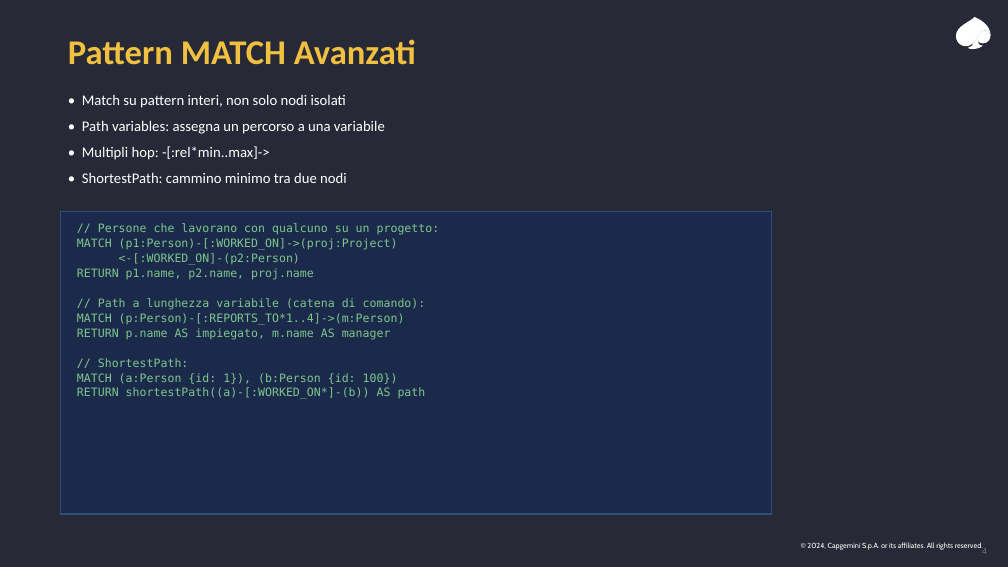
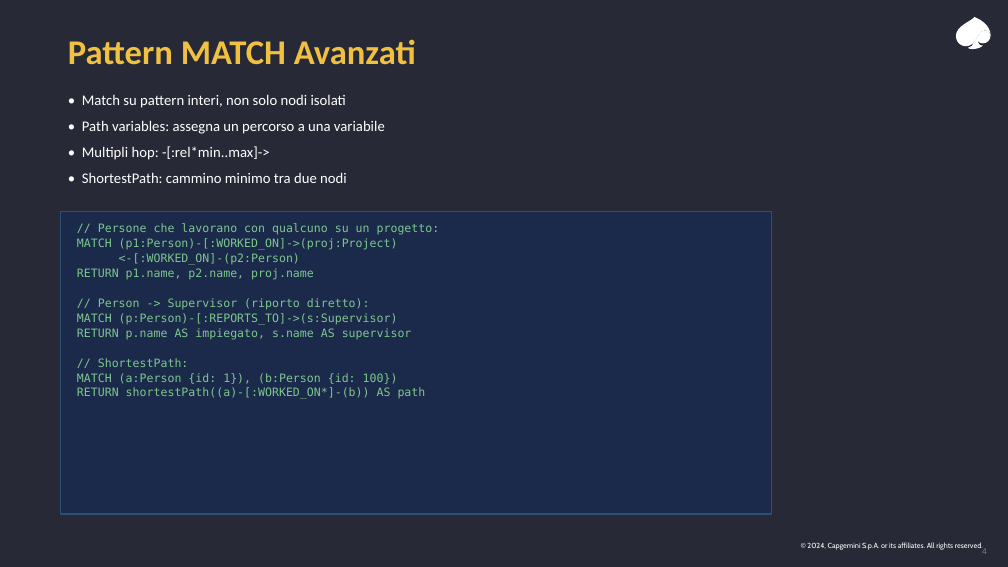
Before and after one commit to leobcc/neo4j-training-course-material, a slide deck: slide 4 of slides/session-02/session-02.pptx. Drawn at 1008x567 pixels with LibreOffice and Linux fonts; fonts in the diff are those of the drawing. Boxes give left, top, right and bottom in pixels: in the first picture for what was removed or moved away, otherwise in the second. Text is boxed around its words. In the diff, an @@ line names an element or a change of style, - is before the commit and + after.

Commit message:
Fix queries: REPORTS_TO goes to Supervisor not Person, add exploration step

```diff
--- a/slides/session-02/session-02.pptx
+++ b/slides/session-02/session-02.pptx
@@ text at box(77, 298, 412, 340): text changed @@
-// Path a lunghezza variabile (catena di comando):
-MATCH (p:Person)-[:REPORTS_TO*1..4]->(m:Person)
-RETURN p.name AS impiegato, m.name AS manager
+// Person -> Supervisor (riporto diretto):
+MATCH (p:Person)-[:REPORTS_TO]->(s:Supervisor)
+RETURN p.name AS impiegato, s.name AS supervisor
```
Also in this commit, not shown: 1 other file.
